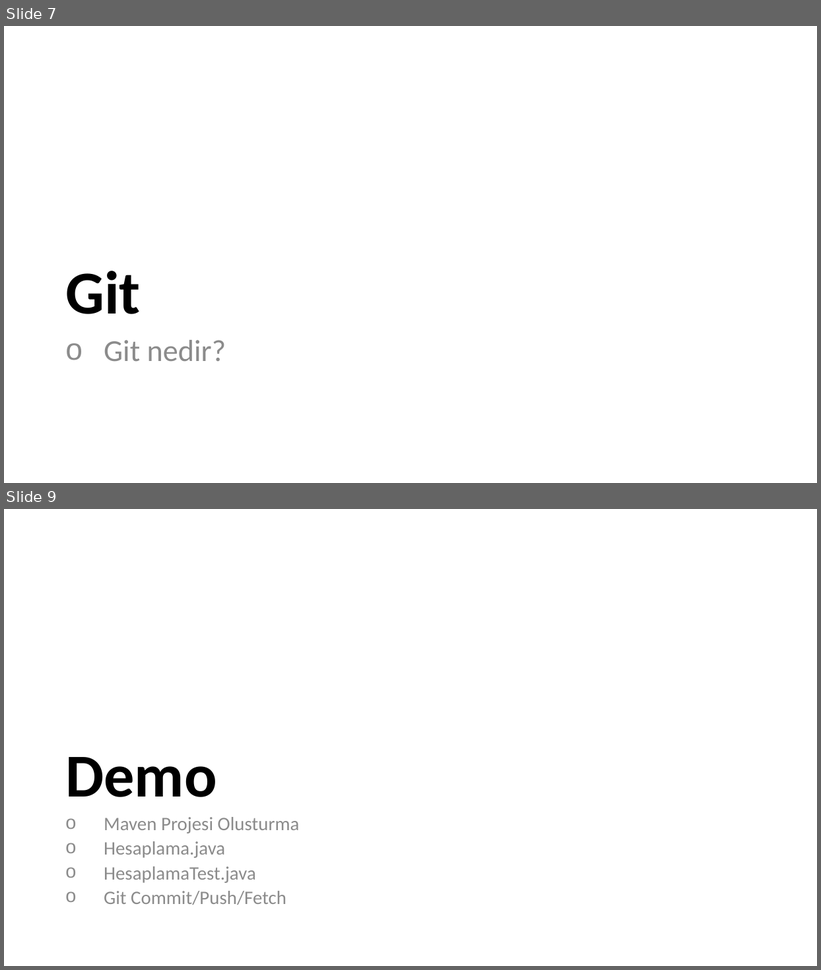
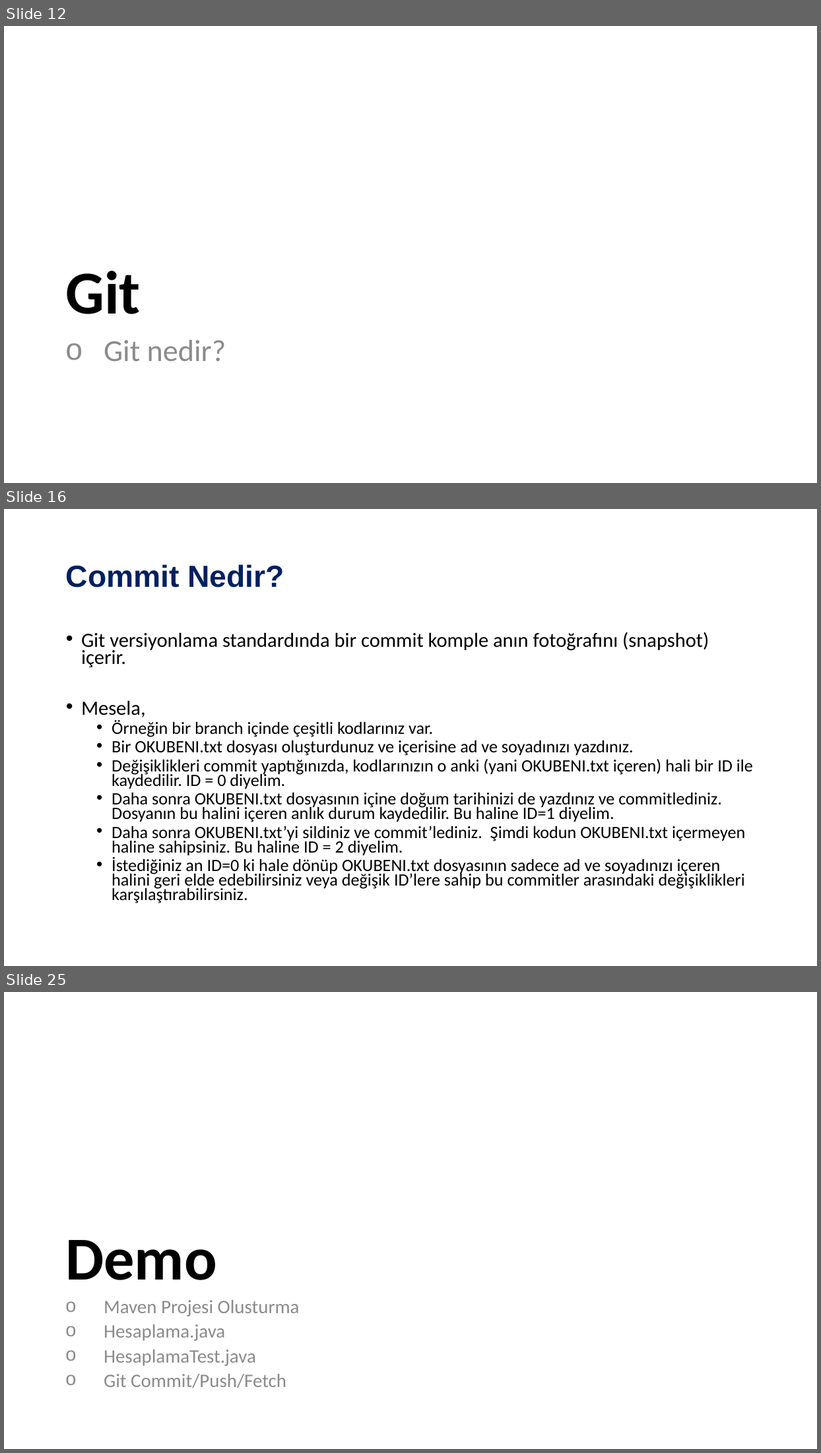
Before and after one commit to ozkansari/MyCourses, a slide deck: SoftwareDevEnvAndTools_2017Autumn/_docs/4_Ders_Sunum.pptx. Shown one above the other, each under a label of ours: slides 7 and 9 before the commit, slides 12, 16 and 25 after it; the slides between them are not shown. The pictures are 821x970 and 821x1453 pixels, drawn with LibreOffice and Linux fonts; fonts in the diff are those of the drawing. Boxes give left, top, right and bottom in pixels: in the first picture for what was removed or moved away, otherwise in the second. Text is boxed around its words. In the diff, an @@ line names an element or a change of style, - is before the commit and + after.

```diff
--- a/SoftwareDevEnvAndTools_2017Autumn/_docs/4_Ders_Sunum.pptx
+++ b/SoftwareDevEnvAndTools_2017Autumn/_docs/4_Ders_Sunum.pptx
@@ slide 16 added at (x1=4, y1=509, x2=817, y2=966), background #FFFFFF @@
@@ title added at (x1=66, y1=564, x2=284, y2=588), 36 pt, text #002060, bold @@
+Commit Nedir?
@@ text added at (x1=81, y1=632, x2=753, y2=904), 20.4 pt, text #000000 @@
+• Git versiyonlama standardında bir commit komple anın fotoğrafını (snapshot) içerir.
+• Mesela,
+  • Örneğin bir branch içinde çeşitli kodlarınız var.
+  • Bir OKUBENI.txt dosyası oluşturdunuz ve içerisine ad ve soyadınızı yazdınız.
+  • Değişiklikleri commit yaptığınızda, kodlarınızın o anki (yani OKUBENI.txt içeren) hali bir ID ile kaydedilir. ID = 0 diyelim.
+  • Daha sonra OKUBENI.txt dosyasının içine doğum tarihinizi de yazdınız ve commitlediniz. Dosyanın bu halini içeren anlık durum kaydedilir. Bu haline ID=1 diyelim.
+  • Daha sonra OKUBENI.txt’yi sildiniz ve commit’lediniz. Şimdi kodun OKUBENI.txt içermeyen haline sahipsiniz. Bu haline ID = 2 diyelim.
+  • İstediğiniz an ID=0 ki hale dönüp OKUBENI.txt dosyasının sadece ad ve soyadınızı içeren halini geri elde edebilirsiniz veya değişik ID’lere sahip bu commitler arasındaki değişiklikleri karşılaştırabilirsiniz.
@@ what was slide 7 is now slide 12 @@
@@ what was slide 9 is now slide 25 @@
```
Also in this commit, not shown: 4 slides changed, 15 other slides added, 3 other files.
